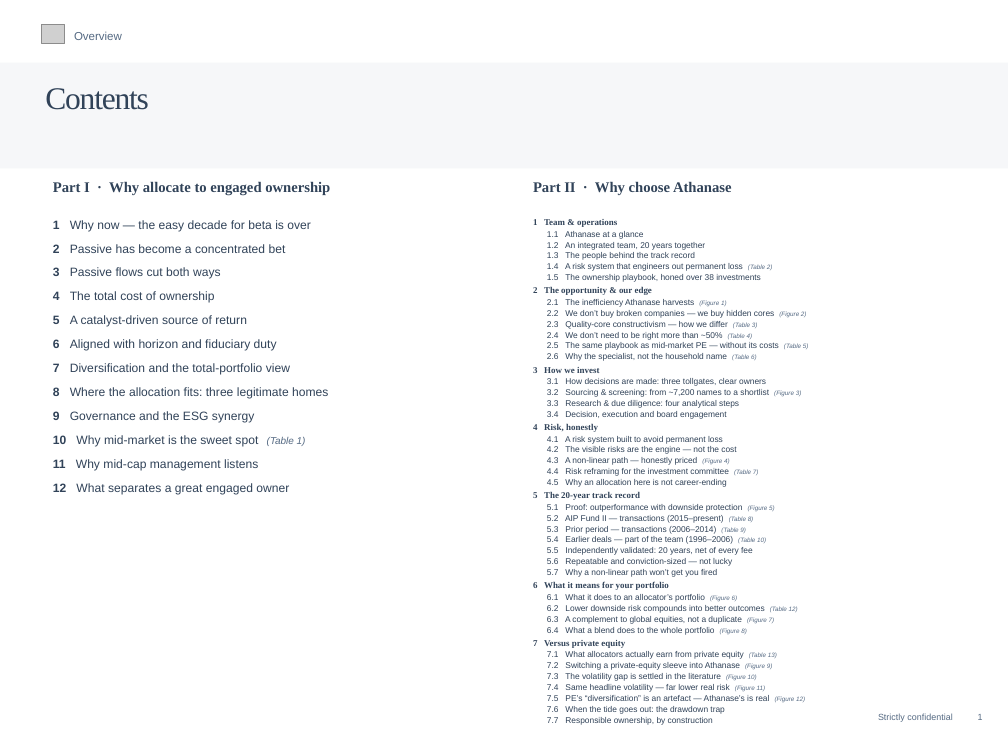
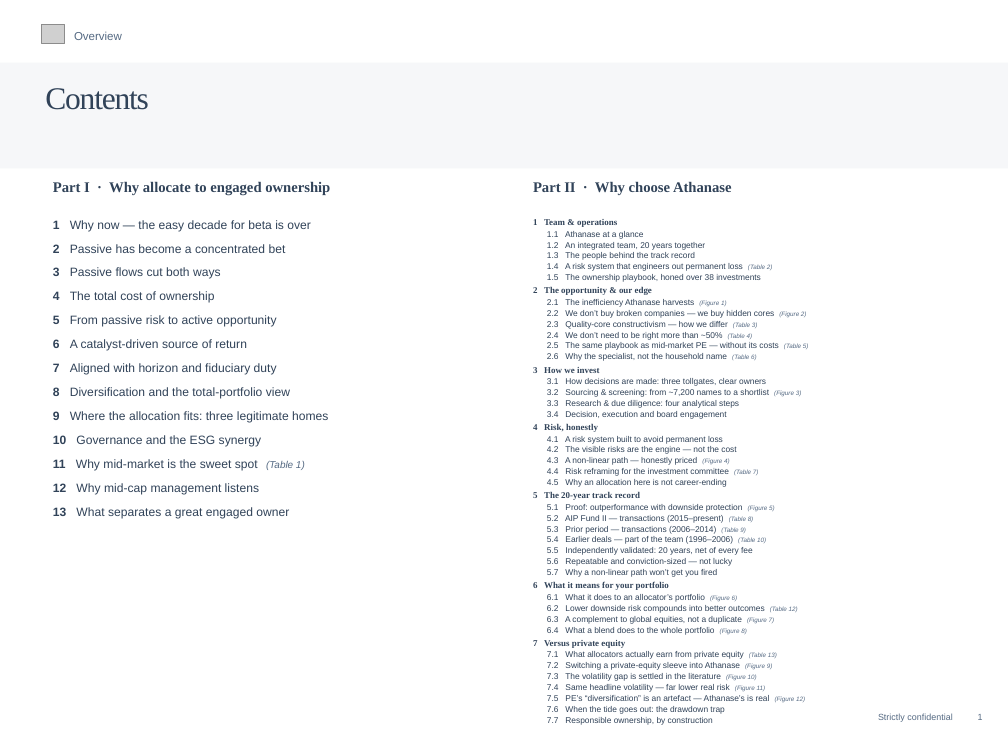
Before and after one commit to charette-lab/Claude, a slide deck: slide 2 of Athanase_Engaged_Ownership_Allocator_Deck.pptx. Drawn at 1008x756 pixels with LibreOffice and Linux fonts; fonts in the diff are those of the drawing; grey boxes stand for pictures. Boxes give left, top, right and bottom in pixels: in the first picture for what was removed or moved away, otherwise in the second. Text is boxed around its words. In the diff, an @@ line names an element or a change of style, - is before the commit and + after.

```diff
--- a/Athanase_Engaged_Ownership_Allocator_Deck.pptx
+++ b/Athanase_Engaged_Ownership_Allocator_Deck.pptx
@@ text at (53, 315, 328, 519): text changed @@
-5 A catalyst-driven source of return
-6 Aligned with horizon and fiduciary duty
-7 Diversification and the total-portfolio view
-8 Where the allocation fits: three legitimate homes
-9 Governance and the ESG synergy
-10 Why mid-market is the sweet spot (Table 1)
-11 Why mid-cap management listens
-12 What separates a great engaged owner
+5 From passive risk to active opportunity
+6 A catalyst-driven source of return
+7 Aligned with horizon and fiduciary duty
+8 Diversification and the total-portfolio view
+9 Where the allocation fits: three legitimate homes
+10 Governance and the ESG synergy
+11 Why mid-market is the sweet spot (Table 1)
+12 Why mid-cap management listens
+13 What separates a great engaged owner
```
Also in this commit, not shown: 58 other slides changed, 1 slide added, 1 other file.
